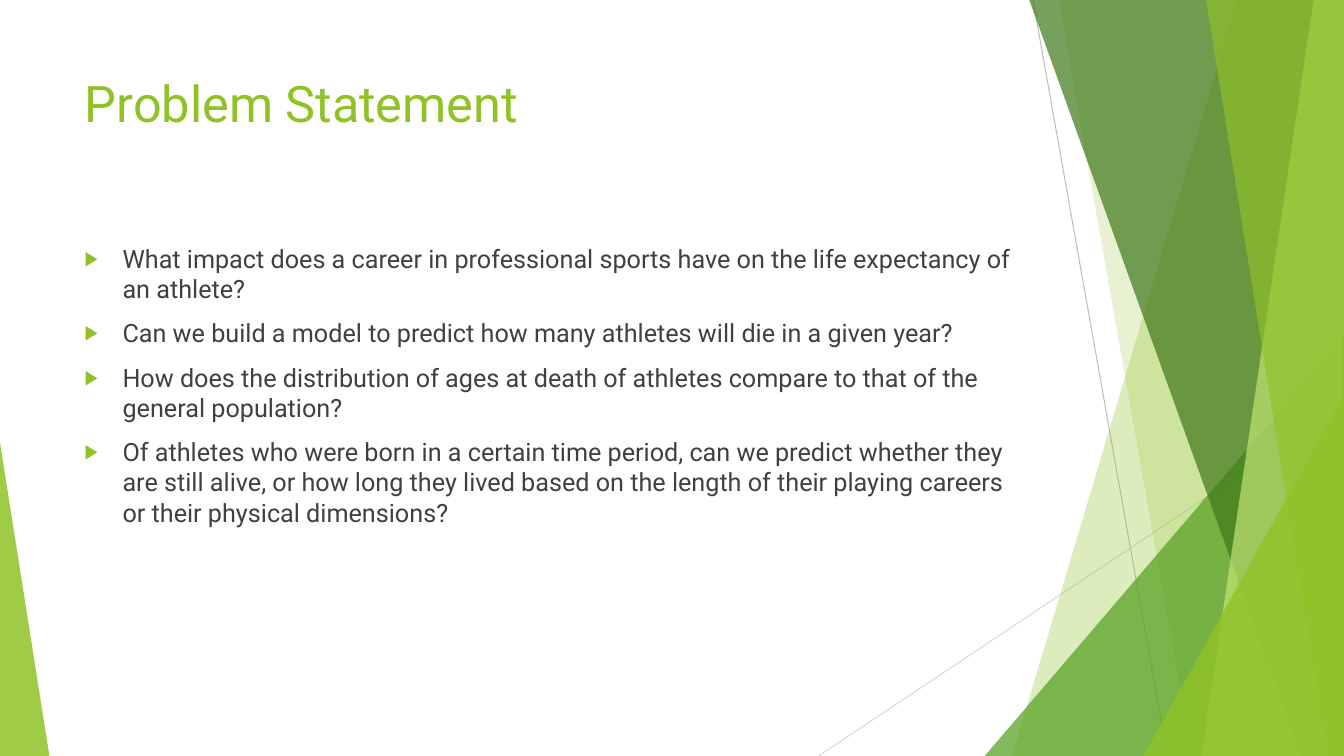
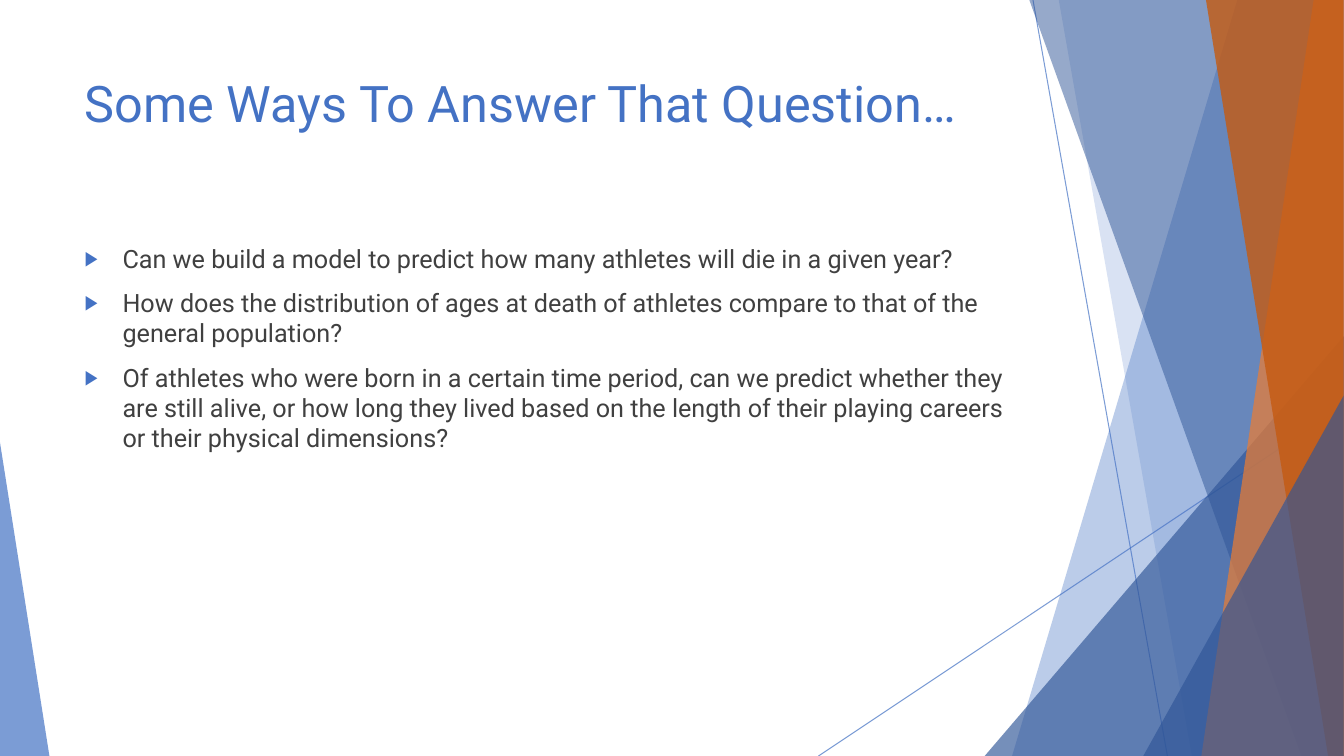
Before and after one commit to erichkuo/capstone, a slide deck: slide 3 of Vital Statistics of Pro Athletes.pptx (slide 2 before the commit). Drawn at 1344x756 pixels with LibreOffice and Linux fonts; fonts in the diff are those of the drawing. Boxes give left, top, right and bottom in pixels: in the first picture for what was removed or moved away, otherwise in the second. Text is boxed around its words. In the diff, an @@ line names an element or a change of style, - is before the commit and + after.

```diff
--- a/Vital Statistics of Pro Athletes.pptx
+++ b/Vital Statistics of Pro Athletes.pptx
@@ freeform shape at (1012, 0, 1344, 756): fill #90C226 at 30% opacity to #4472C4 at 36% opacity @@
@@ freeform shape at (1029, 0, 1344, 756): fill #3F7819 at 70% opacity to #2F5597 at 50% opacity @@
@@ line (1033, 0) - (1168, 756): stroke #BFBFBF 0.75 pt to #4472C4 0.75 pt @@
@@ freeform shape at (1059, 0, 1344, 756): fill #90C226 at 20% opacity to #4472C4 at 20% opacity @@
@@ freeform shape at (1202, 0, 1344, 756): fill #C0E474 at 70% opacity to #ED7D31 at 70% opacity @@
@@ freeform shape at (1206, 0, 1344, 756): fill #90C226 at 65% opacity to #C55A11 at 80% opacity @@
@@ title at (85, 84, 956, 133): text changed; text colour #90C226 to #4472C4 @@
-Problem Statement
+Some Ways To Answer That Question…
@@ text "Can we build a model ..." at (123, 249, 1003, 453): bullet colour #90C226 to #4472C4 @@
@@ text at (123, 249, 1010, 299): paragraph removed @@
-▶ What impact does a career in professional sports have on the life expectancy of an athlete?
@@ triangle at (985, 336, 1344, 756): fill #54A021 at 72% opacity to #2F5597 at 66% opacity @@
@@ line (1344, 406) - (819, 756): stroke #D9D9D9 0.75 pt to #4472C4 0.75 pt @@
@@ triangle at (1143, 396, 1344, 756): fill #90C226 at 80% opacity to #2F5597 at 66% opacity @@
@@ triangle at (0, 443, 49, 756): fill #90C226 at 85% opacity to #4472C4 at 70% opacity @@
```
Also in this commit, not shown: 12 other slides changed, 2 slides added, 1 other file.
